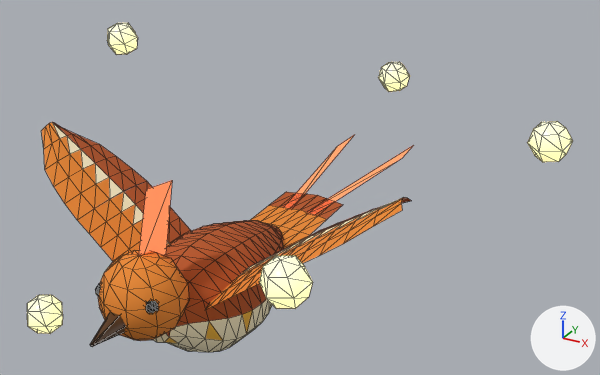
One commit to the glTF model species/models/dawnplume.glb: the scene before it, then after it.
Both versions are drawn from a 50 mm lens placed at (0.173, -0.24, 0.17), pointed at (0.009, 0.058, 0.021). The lights are fixed; the arrows at lower right show +X, +Y and +Z. The older version comes first. Mesh edges are drawn as thin lines. Where no turn or scale is listed for an object, it has been applied to the vertices. Vertices at exactly the same position are counted once.

In view in the first picture: 'Body', 'Head', 'Motes', 'Tail', 'WingL', 'WingLTip', 'WingR', 'WingRTip'.
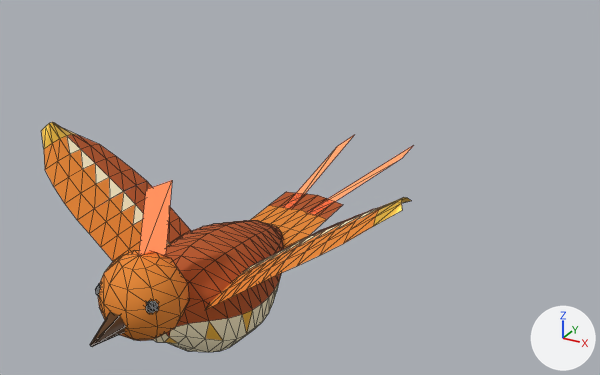
The change, as JSON lines over the scene's bpy script:
```json
{"op": "add", "block": "mat_gilt_2", "code": ["mat_gilt_2 = principled_material('gilt-2')", "mat_gilt_2.base_color = (0.768, 0.445, 0.0452)  # yellow #e3b23c", "mat_gilt_2.metallic = 0.45", "mat_gilt_2.roughness = 0.3", "mat_gilt_2.emission_color = (0.0922, 0.0534, 0.0054)  # brown #564111", "mat_gilt_2.emission_strength = 1.0"]}
{"block": "me_wingltip", "where": "me_wingltip.from_pydata(...)  # 36 vertices, 50 faces; spans x -0.0016..0.0364, y -0.017..0.0267, z -0.0001..0.0265"}
{"block": "me_wingltip", "where": "# used by ob_wingltip; location = (0.0451, -0.0074, 0.0272)"}
{"block": "me_wingltip", "change": "me_wingltip part 1: 5 faces spanning x 0.0276..0.0364, y -0.002..0.0098, z 0.0192..0.0265 switch from mat_wing_2 (orange #e8872b) to mat_gilt_2 (yellow #e3b23c)"}
{"block": "me_wingrtip", "where": "me_wingrtip.from_pydata(...)  # 36 vertices, 50 faces; spans x -0.0364..0.0016, y -0.017..0.0267, z -0.0001..0.0265"}
{"block": "me_wingrtip", "where": "# used by ob_wingrtip; location = (-0.0451, -0.0074, 0.0272)"}
{"block": "me_wingrtip", "change": "me_wingrtip part 2: 4 faces spanning x -0.0364..-0.0276, y 0.0098..0.0179, z 0.0193..0.0265 switch from mat_pattern_2 (orange #b5541e) to mat_gilt_2 (yellow #e3b23c)"}
{"block": "me_wingrtip", "change": "me_wingrtip part 3: 1 face spanning x -0.0348..-0.0276, y 0.0059..0.0099, z 0.0216..0.0265 switches from mat_trim_2 (beige #fff1c9) to mat_gilt_2 (yellow #e3b23c)"}
{"block": "me_wingrtip", "change": "me_wingrtip part 4: 5 faces spanning x -0.0364..-0.0276, y -0.002..0.0098, z 0.0192..0.0265 switch from mat_wing_2 (orange #e8872b) to mat_gilt_2 (yellow #e3b23c)"}
{"op": "remove", "block": "ob_motes", "code": ["ob_motes = bpy.data.objects.new('Motes', me_motes)", "ob_motes.location = (0.0, 0.0525, 0.0368)"]}
```

What differs and where, as boxes (x1, y1, x2, y2) in the pictures (600 x 375 px):
```json
{"object": "Motes", "change": "deleted", "before": [27, 23, 573, 334]}
{"part": 1, "of": "me_wingltip", "change": "recoloured", "before": [374, 197, 404, 226], "after": [374, 197, 404, 226]}
{"part": 2, "of": "me_wingrtip", "change": "recoloured", "before": [53, 122, 77, 136], "after": [53, 122, 77, 136]}
{"part": 3, "of": "me_wingrtip", "change": "recoloured", "before": [52, 122, 66, 138], "after": [52, 122, 66, 138]}
{"part": 4, "of": "me_wingrtip", "change": "recoloured", "before": [41, 122, 60, 149], "after": [41, 122, 60, 149]}
```
